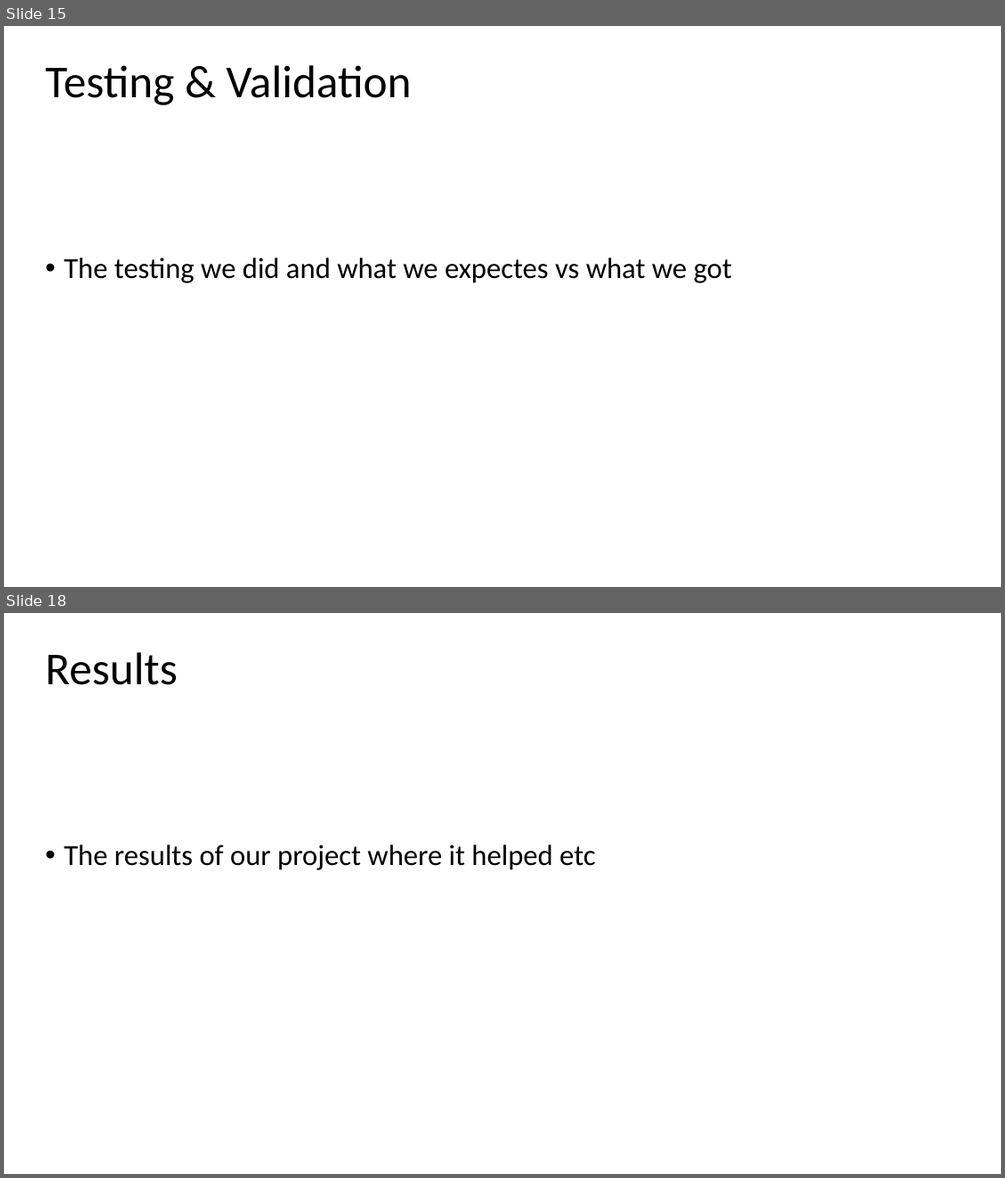
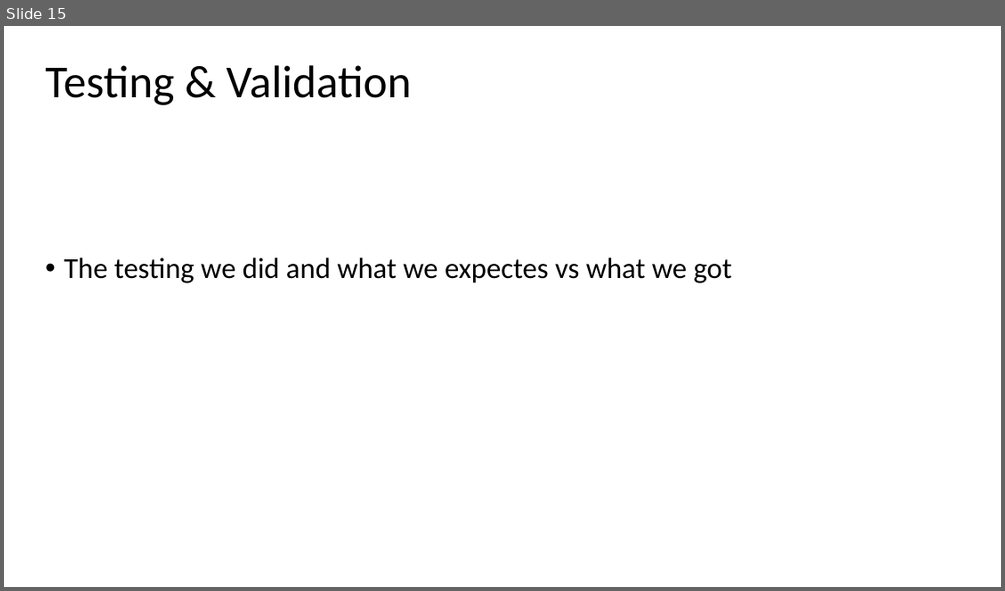
Before and after one commit to wallmenis/exercise, a slide deck: presentation/Presentation.pptx. Shown one above the other, each under a label of ours: slides 15 and 18 before the commit, slide 15 after it; the slides between them are not shown. The pictures are 1005x1178 and 1005x591 pixels, drawn with LibreOffice and Linux fonts; fonts in the diff are those of the drawing; background and template pictures are left out. Boxes give left, top, right and bottom in pixels: in the first picture for what was removed or moved away, otherwise in the second. Text is boxed around its words. In the diff, an @@ line names an element or a change of style, - is before the commit and + after.

```diff
--- a/presentation/Presentation.pptx
+++ b/presentation/Presentation.pptx
@@ slide 18 removed at [4,613,1001,1174], background picture (left out) @@
@@ title removed at [45,652,178,685] @@
-Results
@@ subtitle removed at [64,844,595,870] @@
-• The results of our project where it helped etc
```
Also in this commit, not shown: 6 slides changed, 5 slides added, 4 other slides removed, 1 other file.
